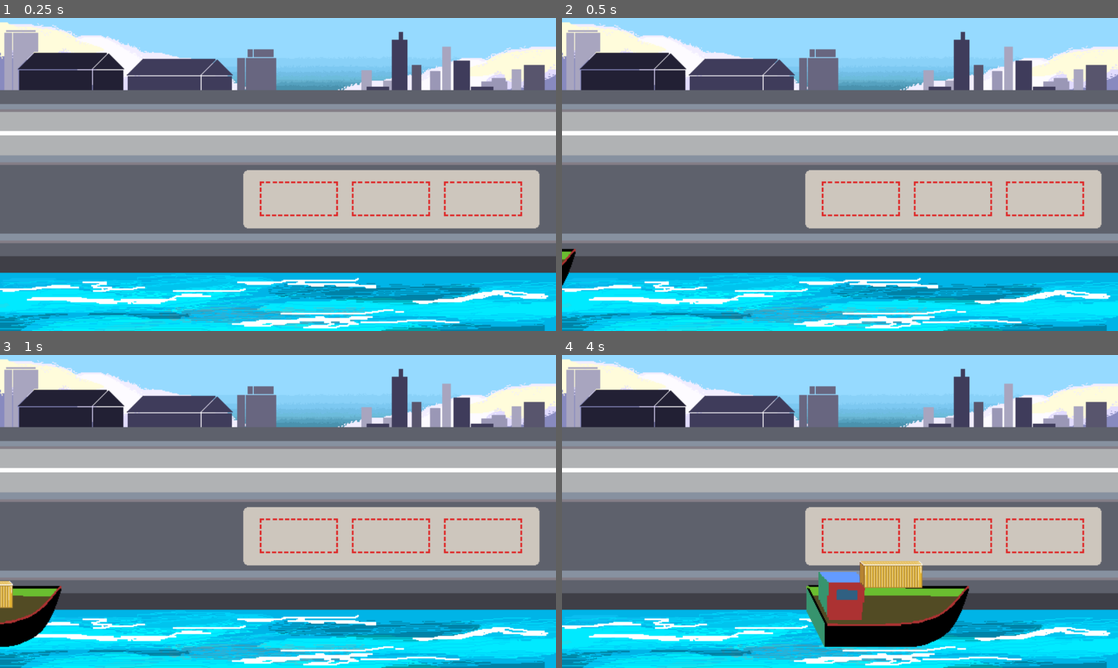
Above: before the commit, frames 1-4 (two rows, left to right).
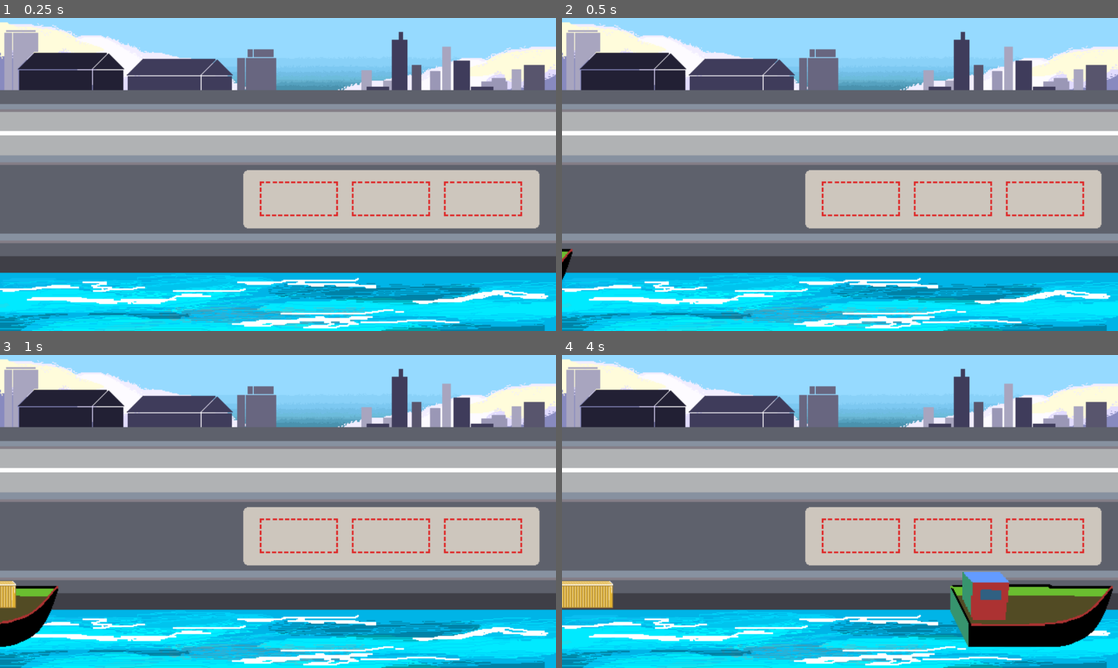
Above: after the commit, the same moments.

Repository: FlorCardinali/Game-jam-4.12.2023-puerto-de-ingeniero-white-
Game: Godot game, scene res://main.tscn
Two runs of this game, one before a commit and one after it. Both use one fixed random seed, a clock stepped at 60 frames per second and the inputs below.
Inputs (mouse positions are in pixels of both pictures, inside the frame that each line leads up to):
- Up to frame 1 (0.25 s): no input
- Up to frame 2 (0.5 s): no input
- Up to frame 3 (1 s): move the mouse to (400, 495) at 0.52 s; press the mouse at (400, 495) at 0.53 s
- Up to frame 4 (4 s): move the mouse to (567, 596) at 1.27 s; release the mouse at (567, 596) at 1.28 s; click (567, 596) at 1.35 s; move the mouse to (639, 596) at 2.02 s; press the mouse at (639, 596) at 2.03 s; move the mouse to (812, 574) at 2.77 s; release the mouse at (812, 574) at 2.78 s; click (812, 574) at 2.85 s; move the mouse to (1006, 558) at 3.52 s; press the mouse at (1006, 558) at 3.53 s

Frame 1 is identical in both runs. In frame 2, 0.1% of the frame differs, in the area x 0-3%, y 73-86%; in frame 3, 0.5%; in frame 4, 12%, in the area x 0-100%, y 65-94%.

Commit message:
agregado de areas
agregado de areas y correccion de colision con barco y cajas

Diff:
--- a/barco.tscn
+++ b/barco.tscn
@@ -4,7 +4,7 @@
 [ext_resource type="Texture2D" uid="uid://dr8yy0p3xbk1h" path="res://img/Coraza.png" id="2_qcuuy"]
 
 [sub_resource type="RectangleShape2D" id="RectangleShape2D_vawqe"]
-size = Vector2(101, 253)
+size = Vector2(113, 253)
 
 [sub_resource type="RectangleShape2D" id="RectangleShape2D_wwbuc"]
 size = Vector2(362.5, 91)
@@ -12,7 +12,6 @@
 [node name="barco" type="CharacterBody2D" groups=["barcos"]]
 z_as_relative = false
 position = Vector2(3, 3)
-collision_layer = 3
 collision_priority = 5.0
 
 [node name="cabina" type="Sprite2D" parent="."]
@@ -35,7 +34,7 @@
 [node name="colision_vertical_barco" type="CollisionShape2D" parent="."]
 z_index = 2
 z_as_relative = false
-position = Vector2(127.5, 127.5)
+position = Vector2(133.5, 127.5)
 shape = SubResource("RectangleShape2D_vawqe")
 
 [node name="CollisionShape2D" type="CollisionShape2D" parent="."]
--- a/caja.gd
+++ b/caja.gd
@@ -7,7 +7,11 @@
 
 func _physics_process(delta):
 	if esta_adentro:
-		colision = move_and_collide((get_global_mouse_position() - distancia_al_click - position)*delta)
+		print("mask: ", get_collision_mask())
+		#la caja empiesa en 1 y lo seteas a 2 cuando agarras la caja
+		collision_layer = 2
+		print("layer: ", get_collision_layer())
+		colision = move_and_collide(get_global_mouse_position() - distancia_al_click - position)
 
 func empujar(velocidad):
 	move_and_collide(velocidad)
--- a/caja.tscn
+++ b/caja.tscn
@@ -12,7 +12,7 @@
 [node name="caja" type="CharacterBody2D" groups=["cajas"]]
 z_index = 2
 z_as_relative = false
-collision_mask = 2
+collision_mask = 4
 input_pickable = true
 script = ExtResource("1_u3uut")
 metadata/_edit_group_ = true
@@ -36,5 +36,4 @@
 position = Vector2(110, 46.5)
 shape = SubResource("RectangleShape2D_8ny4e")
 
-[connection signal="input_event" from="." to="." method="_on_input_event"]
 [connection signal="input_event" from="area_click" to="." method="_on_area_click_input_event"]
--- a/main.gd
+++ b/main.gd
@@ -29,10 +29,9 @@
 		recorrer_mapa(barco_instancia, caja_instancia)
 
 
-
 func recorrer_mapa(barco, caja):
 	colision_barco = barco.move_and_collide(vector_barco)
-	print(barco.position)
+#	print(barco.position)
 	if barco.position.x >= 2500:
 		barco.queue_free()
 		hay_barco= false
--- a/main.tscn
+++ b/main.tscn
@@ -1,9 +1,18 @@
-[gd_scene load_steps=5 format=3 uid="uid://t73h5m77xd8s"]
+[gd_scene load_steps=8 format=3 uid="uid://t73h5m77xd8s"]
 
 [ext_resource type="PackedScene" uid="uid://df5udy5v4x5i7" path="res://fondo.tscn" id="1_ijuxq"]
 [ext_resource type="Script" path="res://main.gd" id="1_k82ms"]
 [ext_resource type="PackedScene" uid="uid://cajn2jx851eg1" path="res://caja.tscn" id="2_w4d3y"]
 [ext_resource type="PackedScene" uid="uid://cyejm2shu20kj" path="res://barco.tscn" id="3_e6qwp"]
+
+[sub_resource type="RectangleShape2D" id="RectangleShape2D_vcqri"]
+size = Vector2(254, 107)
+
+[sub_resource type="RectangleShape2D" id="RectangleShape2D_2fsx5"]
+size = Vector2(259, 107)
+
+[sub_resource type="RectangleShape2D" id="RectangleShape2D_okpje"]
+size = Vector2(260, 107)
 
 [node name="Main" type="Node"]
 script = ExtResource("1_k82ms")
@@ -11,7 +20,32 @@
 caja = ExtResource("2_w4d3y")
 
 [node name="fondo" parent="." instance=ExtResource("1_ijuxq")]
+metadata/_edit_lock_ = true
 
 [node name="timer_barco" type="Timer" parent="."]
-wait_time = 0.154
+wait_time = 0.1
 autostart = true
+
+[node name="area_1" type="Area2D" parent="."]
+position = Vector2(907.032, 572.24)
+metadata/_edit_lock_ = true
+
+[node name="colision_area_1" type="CollisionShape2D" parent="area_1"]
+position = Vector2(123.968, 51.2598)
+shape = SubResource("RectangleShape2D_vcqri")
+
+[node name="area_2" type="Area2D" parent="."]
+position = Vector2(1220, 572)
+metadata/_edit_lock_ = true
+
+[node name="colision_area_2" type="CollisionShape2D" parent="area_2"]
+position = Vector2(128.5, 51.4999)
+shape = SubResource("RectangleShape2D_2fsx5")
+
+[node name="area_3" type="Area2D" parent="."]
+position = Vector2(1541.32, 567.521)
+metadata/_edit_lock_ = true
+
+[node name="colision_area_3" type="CollisionShape2D" parent="area_3"]
+position = Vector2(126.684, 55.9791)
+shape = SubResource("RectangleShape2D_okpje")
--- a/project.godot
+++ b/project.godot
@@ -31,6 +31,12 @@
 ]
 }
 
+[layer_names]
+
+2d_physics/layer_1="barco"
+2d_physics/layer_2="caja"
+2d_physics/layer_3="detecta_caja_agarrada"
+
 [rendering]
 
 renderer/rendering_method="mobile"
